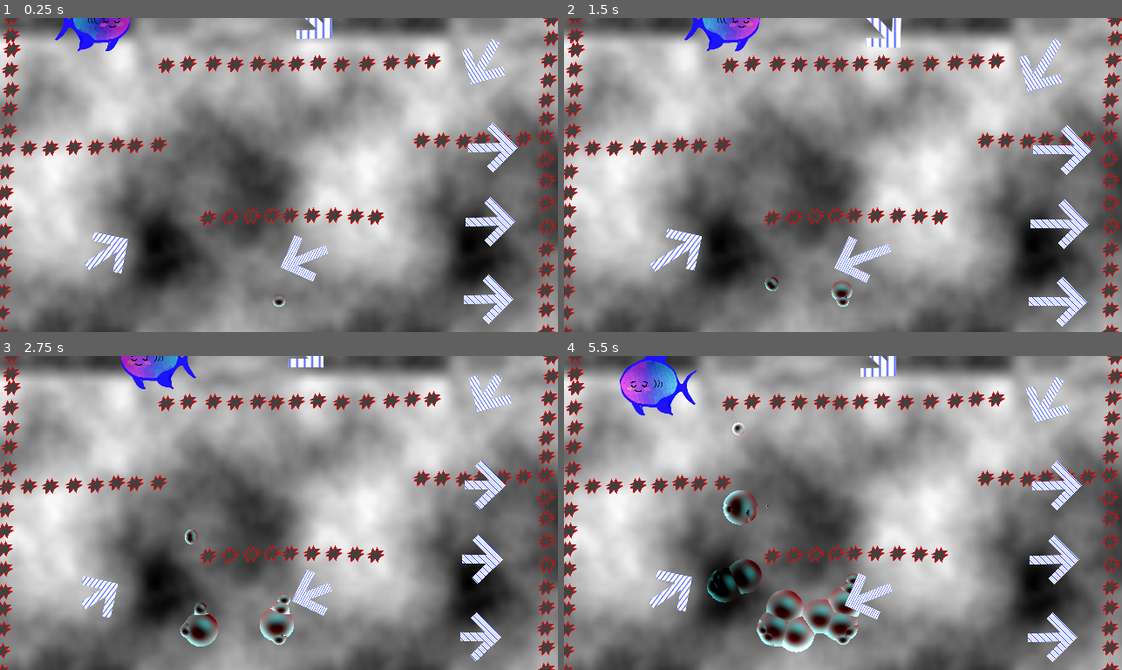
Above: before the commit, frames 1-4 (two rows, left to right).
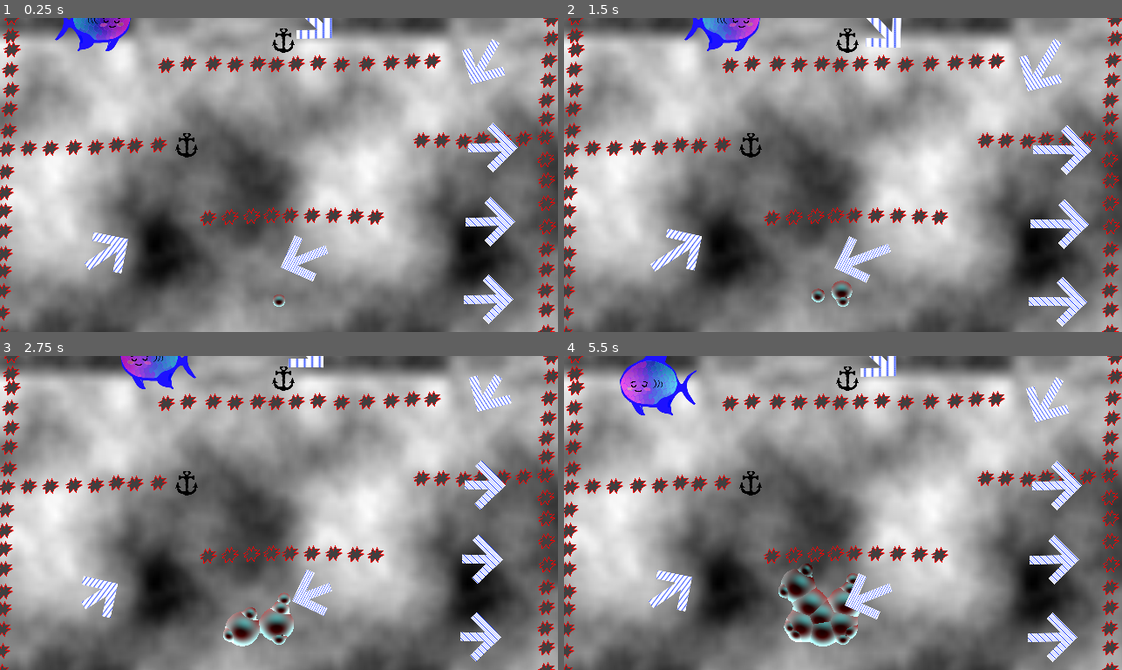
Above: after the commit, the same moments.

Repository: Raattis/ggj25
Game: Godot game, scene res://riku/maailma.tscn
Same seed, same stepped clock (60 frames per second), same inputs: the game is played once before the commit and once after it. The engine's default icon, where the game draws it, is replaced by a stand-in: a white triangle on a blue panel in a dark square.
Inputs (mouse positions are in pixels of both pictures, inside the frame that each line leads up to):
- Up to frame 1 (0.25 s): no input
- Up to frame 2 (1.5 s): move the mouse to (965, 159) at 0.52 s; hold Space (launch) 0.53-1.25 s; click (965, 159) at 0.67 s; tap Middle mouse button (move_camera) at 0.8 s; drag from (731, 190) to (714, 21) at 1.27 s
- Up to frame 3 (2.75 s): move the mouse to (334, 443) at 2.02 s; hold Space (launch) from 2.03 s (still down); click (334, 443) at 2.17 s; tap Middle mouse button (move_camera) at 2.3 s
- Up to frame 4 (5.5 s): release Space (launch) at 2.75 s; drag from (815, 575) to (675, 582) at 2.77 s; move the mouse to (1010, 560) at 3.52 s; hold Right mouse button (remove) 3.53-4.25 s; click (1010, 560) at 3.67 s; tap Middle mouse button (move_camera) at 3.8, 5.3 s; drag from (675, 465) to (859, 600) at 4.27 s; move the mouse to (870, 513) at 5.02 s; hold Space (launch) from 5.03 s (still down); click (870, 513) at 5.17 s

The runs differ from the first frame. In frame 1, 0.2% of the frame differs, in the area x 31-53%, y 3-45%; in frame 2, 0.4%; in frame 3, 1.2%; in frame 4, 3.0%, in the area x 25-53%, y 3-95%.

Commit message:
entreprise ankkuri
mask off

Diff:
--- a/godot-project/riku/kursori.gd
+++ b/godot-project/riku/kursori.gd
@@ -7,11 +7,10 @@
 var cluster_parent : Node2D = null
 
 @export var gravity_scale := -1
-@export var linear_damping := 2.0
-@export var angular_damping := 0.1
+@export var linear_damping := 10.0
+@export var angular_damping := 0.9
 @export var impulse_magnitude := 300.0
 @export var max_angular_velocity := 10000.0
-@export var auto_launch_cooldown := 1.0
 
 var target_position :Vector2= Vector2(0,0)
 var was_pressd :bool= false
@@ -62,7 +61,7 @@
 func launch():
 	if cluster_parent.get_child_count() > 15: # MAX CLUSTER COUNT
 		return
-	launch_cooldown = auto_launch_cooldown
+	launch_cooldown = 10.0
 	var new :RigidBody2D= target.duplicate()
 	cluster_parent.add_child(new)
 	new.collision_layer = 2
@@ -73,12 +72,7 @@
 	new.impulse_magnitude = impulse_magnitude
 	new.max_angular_velocity = max_angular_velocity
 
-const SIIRRELTAVA = preload("res://riku/siirreltava.tscn")
 func _input(event: InputEvent):
-	if event is InputEventMouseButton and event.double_click and event.button_index == MOUSE_BUTTON_RIGHT:
-		var siirreltava := SIIRRELTAVA.instantiate()
-		$"../siirreltavat".add_child(siirreltava)
-		siirreltava.global_position = get_global_mouse_position()
 	if event.is_action_pressed("launch"):
 		launch()
 	if event.is_action_pressed("remove") and target.get_child_count() > 1:
@@ -97,5 +91,3 @@
 			cll.shape.radius = spawn_radius
 			spawn_radius = target.get_child(0).shape.get_radius()
 			#launch()
-	#if event is InputEventMouseMotion and Input.is_action_pressed("move_camera"):
-	#	get_viewport().get_camera_2d().position.y -= event.relative.y
--- a/godot-project/riku/maailma.tscn
+++ b/godot-project/riku/maailma.tscn
@@ -10,7 +10,8 @@
 [ext_resource type="PackedScene" uid="uid://pibjdynkpeer" path="res://vesa/poks.tscn" id="8_w20kg"]
 [ext_resource type="PackedScene" uid="uid://dx66bfx2xx7hu" path="res://vesa/kalanen.tscn" id="10_em6w7"]
 [ext_resource type="PackedScene" uid="uid://cf81ogclcnnb6" path="res://riku/siirreltava.tscn" id="10_msu6y"]
-[ext_resource type="Script" uid="uid://ckt0usd1iobuf" path="res://riku/drag_kamera.gd" id="11_msu6y"]
+[ext_resource type="Script" path="res://riku/drag_kamera.gd" id="11_msu6y"]
+[ext_resource type="PackedScene" uid="uid://b16pwl1lkdp8p" path="res://vesa/ankkurininen.tscn" id="12_cuxj6"]
 
 [node name="maailma" type="Node2D"]
 
@@ -323,4 +324,10 @@
 position = Vector2(320, 180)
 script = ExtResource("11_msu6y")
 
+[node name="ankkuri" parent="." instance=ExtResource("12_cuxj6")]
+position = Vector2(214, 148)
+
+[node name="ankkuri2" parent="." instance=ExtResource("12_cuxj6")]
+position = Vector2(325, 28)
+
 [connection signal="body_entered" from="cluster" to="cluster" method="_on_body_entered"]
--- a/godot-project/vesa/ankkurininen.gd
+++ b/godot-project/vesa/ankkurininen.gd
@@ -3,3 +3,7 @@
 
 func _physics_process(delta: float) -> void:
 	pass
+
+
+func _on_body_entered(body: Node2D) -> void:
+	(body as Cluster).gravity_scale = 1;
--- a/godot-project/vesa/ankkurininen.tscn
+++ b/godot-project/vesa/ankkurininen.tscn
@@ -4,16 +4,19 @@
 [ext_resource type="Script" uid="uid://buf7yicrf2ho4" path="res://vesa/ankkurininen.gd" id="1_yk35j"]
 
 [sub_resource type="CircleShape2D" id="CircleShape2D_cspln"]
+radius = 30.0
 
 [node name="ankkuri" type="Area2D"]
 scale = Vector2(0.16, 0.16)
-collision_layer = 16
-collision_mask = 16
+collision_layer = 63
+collision_mask = 63
 script = ExtResource("1_yk35j")
 
 [node name="gfx" type="Sprite2D" parent="."]
-scale = Vector2(0.2, 0.2)
+scale = Vector2(0.449995, 0.449995)
 texture = ExtResource("1_y6w5e")
 
 [node name="coll" type="CollisionShape2D" parent="."]
 shape = SubResource("CircleShape2D_cspln")
+
+[connection signal="body_entered" from="." to="." method="_on_body_entered"]
Not shown: 1 places in godot-project/riku/maailma.tscn that only renumber resources
